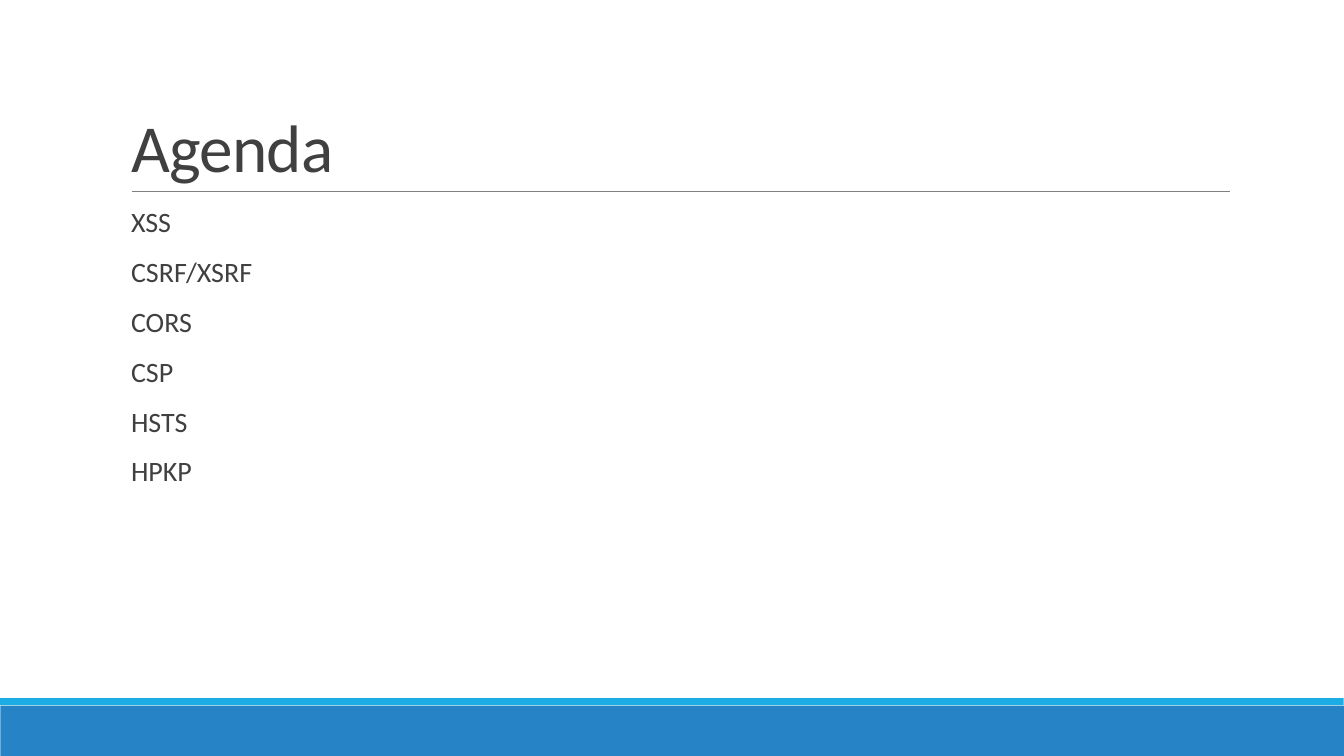
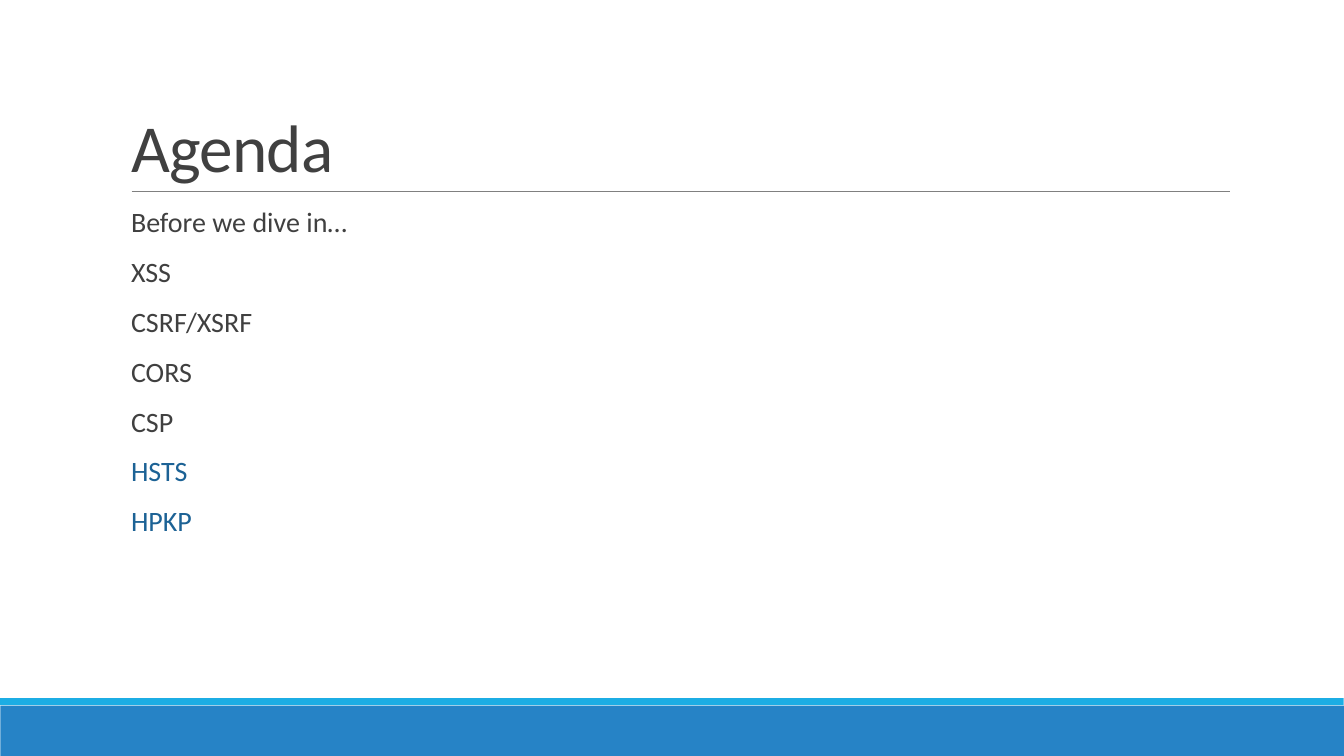
Before and after one commit to wcabus/session-securing-aspnet, a slide deck: slide 3 of Securing ASP.NET.pptx. Drawn at 1344x756 pixels with LibreOffice and Linux fonts; fonts in the diff are those of the drawing. Boxes give left, top, right and bottom in pixels: in the first picture for what was removed or moved away, otherwise in the second. Text is boxed around its words. In the diff, an @@ line names an element or a change of style, - is before the commit and + after.

```diff
--- a/Securing ASP.NET.pptx
+++ b/Securing ASP.NET.pptx
@@ text at (131,212,346,232): paragraph added @@
+  Before we dive in…
@@ text at (131,463,192,531): text colour #404040 to #1D6294 in "HSTS", "HPKP" @@
```
Also in this commit, not shown: 5 other slides changed, 1 slide added.
